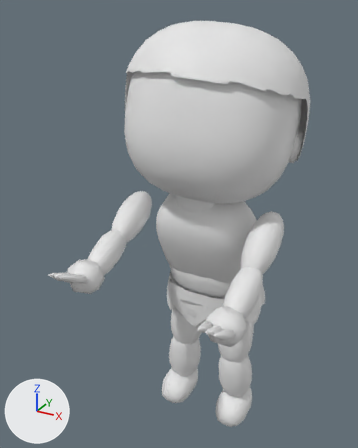
A saved change to the glTF model models/zombie_police_broken.glb.
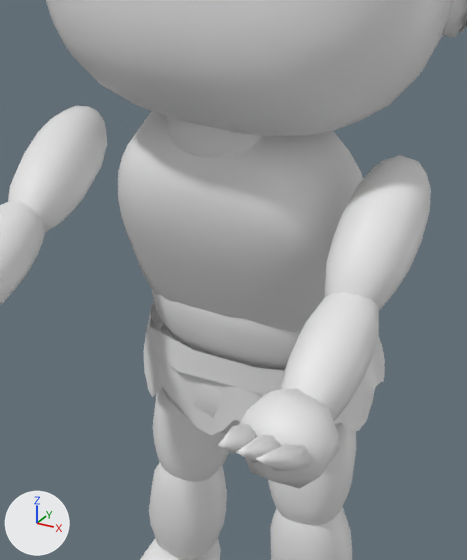
The first picture shows the older version from a 50 mm lens placed at (0.663, -1.476, 1.471), pointed at (-0.064, -0.154, 0.81). The close-ups show the older and then the newer version on the part from 30% to 83% of the width and 33% to 84% of the height of that picture. Only the edits that show in the close-ups are written down. Arrows for +X, +Y and +Z are at lower left; the lights stay in place. Where no turn or scale is listed for an object, it has been applied to the vertices.

Names of what the first close-up shows: 'chest.navy.8', 'hand_L.zombie_skin.14', 'head.zombie_skin.24', 'hips.riot.10', 'lower_arm_L.navy.13', 'lower_leg_R.navy.4', 'spine.navy.11', 'spine.navy.7', 'upper_arm_L.navy.12', 'upper_arm_R.navy.18', 'upper_leg_L.navy.0', 'upper_leg_R.navy.3' and 10 more.
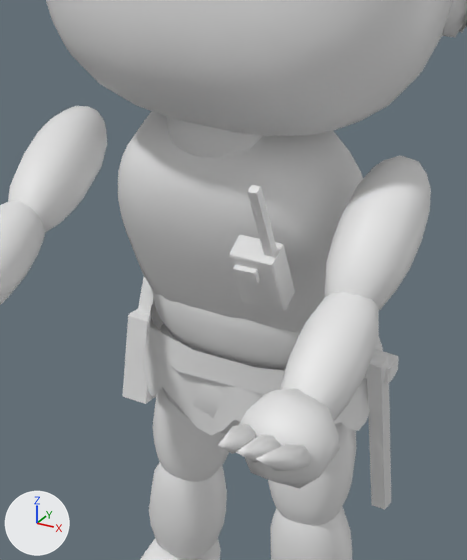
The change, as a diff of the scene's bpy script:
```diff
--- a/models/zombie_police_broken.glb.py
+++ b/models/zombie_police_broken.glb.py
@@ me_part_069 @@
+me_part_069.from_pydata([(-0.0146, -0.0004, -0.0117), (-0.0153, -0.0085, 0.0066), (-0.0147, 0.0087, -0.0076), (-0.0154, 0.0006, 0.0107), (0.0154, -0.0006, -0.0107), (0.0147, -0.0087, 0.0076), (0.0153, 0.0085, -0.0066), (0.0146, 0.0004, 0.0117)], [], [(0, 1, 3), (0, 3, 2), (2, 3, 7), (2, 7, 6), (6, 7, 5), (6, 5, 4), (4, 5, 1), (4, 1, 0), (2, 6, 4), (2, 4, 0), (7, 3, 1), (7, 1, 5)])
+me_part_069.materials.append(mat_reflect)  # white #e7e7e7
@@ me_part_068 @@
+me_part_068.from_pydata([(-0.0041, 0.0169, -0.0529), (-0.0078, -0.0278, 0.0476), (-0.0042, 0.0279, -0.048), (-0.0079, -0.0168, 0.0524), (0.0079, 0.0168, -0.0524), (0.0042, -0.0279, 0.048), (0.0078, 0.0278, -0.0476), (0.0041, -0.0169, 0.0529)], [], [(0, 1, 3), (0, 3, 2), (2, 3, 7), (2, 7, 6), (6, 7, 5), (6, 5, 4), (4, 5, 1), (4, 1, 0), (2, 6, 4), (2, 4, 0), (7, 3, 1), (7, 1, 5)])
+me_part_068.materials.append(mat_dark)  # white #e7e7e7
@@ ob_hips_metal_31 @@
+ob_hips_metal_31 = bpy.data.objects.new('hips.metal.31', me_part_066)  # 14 vertices, 24 faces; spans x -0.0204..0.0215, y -0.0206..0.0206, z -0.0133..0.0133; in mat_metal (white #e7e7e7)
+ob_hips_metal_31.location = (0.195, 0.0, 0.52)
@@ ob_hips_leather_28 @@
+ob_hips_leather_28 = bpy.data.objects.new('hips.leather.28', me_part_063)  # 14 vertices, 24 faces; spans x -0.024..0.024, y -0.049..0.049, z -0.077..0.077; in mat_leather (white #e7e7e7)
+ob_hips_leather_28.location = (-0.195, 0.0, 0.43)
@@ ob_hips_dark_30 @@
+ob_hips_dark_30 = bpy.data.objects.new('hips.dark.30', me_part_065)  # 14 vertices, 24 faces; spans x -0.015..0.017, y -0.051..0.051, z -0.155..0.155; in mat_dark (white #e7e7e7)
+ob_hips_dark_30.location = (0.195, 0.02, 0.39)
@@ ob_hips_dark_29 @@
+ob_hips_dark_29 = bpy.data.objects.new('hips.dark.29', me_part_064)  # 14 vertices, 24 faces; spans x -0.0156..0.0156, y -0.033..0.033, z -0.0391..0.0391; in mat_dark (white #e7e7e7)
+ob_hips_dark_29.location = (-0.195, 0.02, 0.52)
@@ ob_chest_reflect_34 @@
+ob_chest_reflect_34 = bpy.data.objects.new('chest.reflect.34', me_part_069)
+ob_chest_reflect_34.location = (0.101, -0.268, 0.772)
@@ ob_chest_dark_33 @@
+ob_chest_dark_33 = bpy.data.objects.new('chest.dark.33', me_part_068)
+ob_chest_dark_33.location = (0.126, -0.282, 0.854)
@@ ob_chest_dark_32 @@
+ob_chest_dark_32 = bpy.data.objects.new('chest.dark.32', me_part_067)  # 14 vertices, 24 faces; spans x -0.0321..0.0323, y -0.0348..0.0344, z -0.049..0.0486; in mat_dark (white #e7e7e7)
+ob_chest_dark_32.location = (0.11, -0.241, 0.762)
```

Pixel boxes [x1, y1, x2, y2] of what changed, in the close-ups (467 x 560 px):
'chest.dark.32', added: after [228, 235, 295, 311]
'hips.dark.30', added: after [367, 352, 391, 509]
'hips.leather.28', added: after [123, 309, 163, 404]
'chest.dark.33', added: after [248, 185, 277, 257]
'hips.dark.29', added: after [138, 277, 154, 315]
'chest.reflect.34', added: after [233, 264, 260, 284]
'hips.metal.31', added: after [364, 349, 399, 383]
